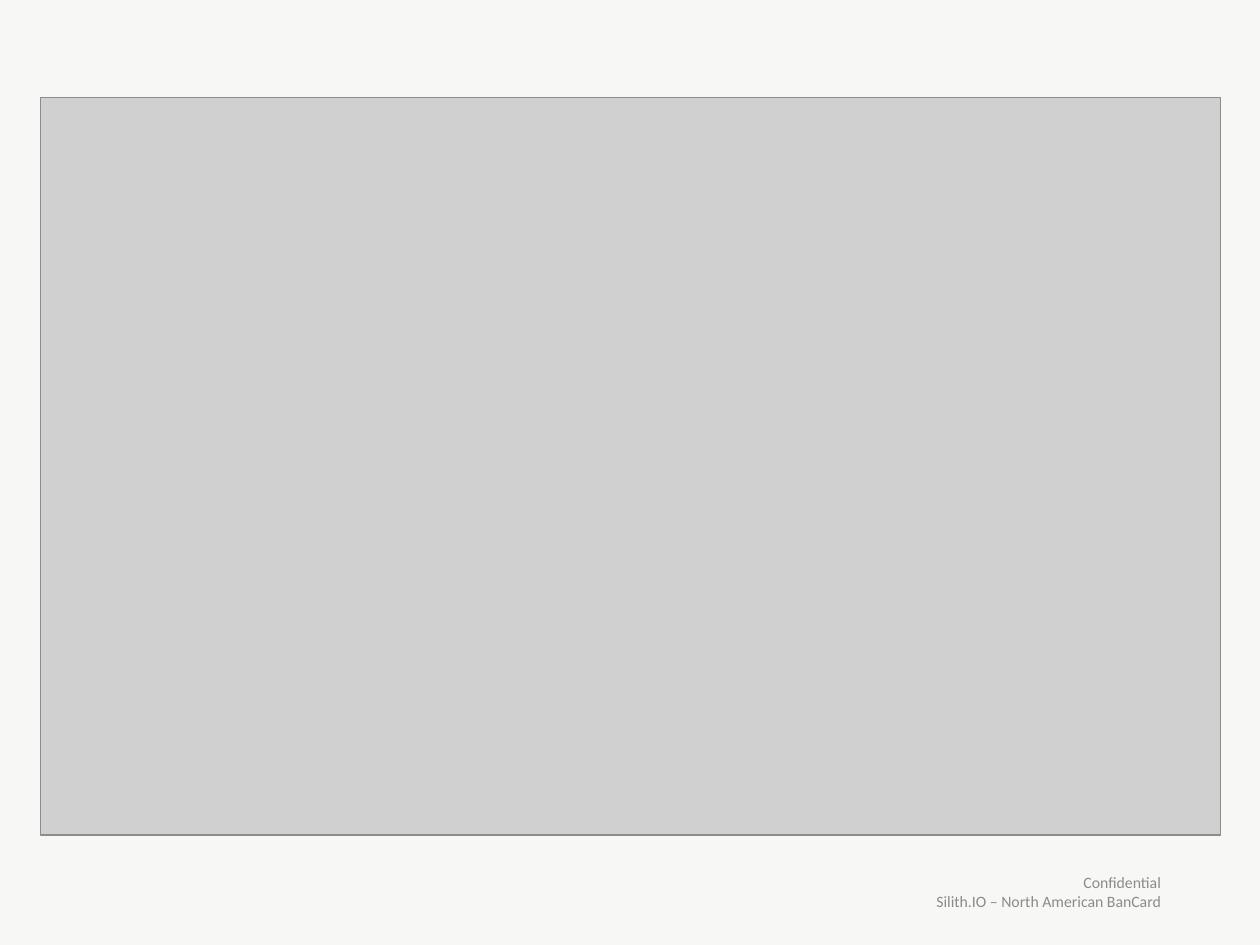
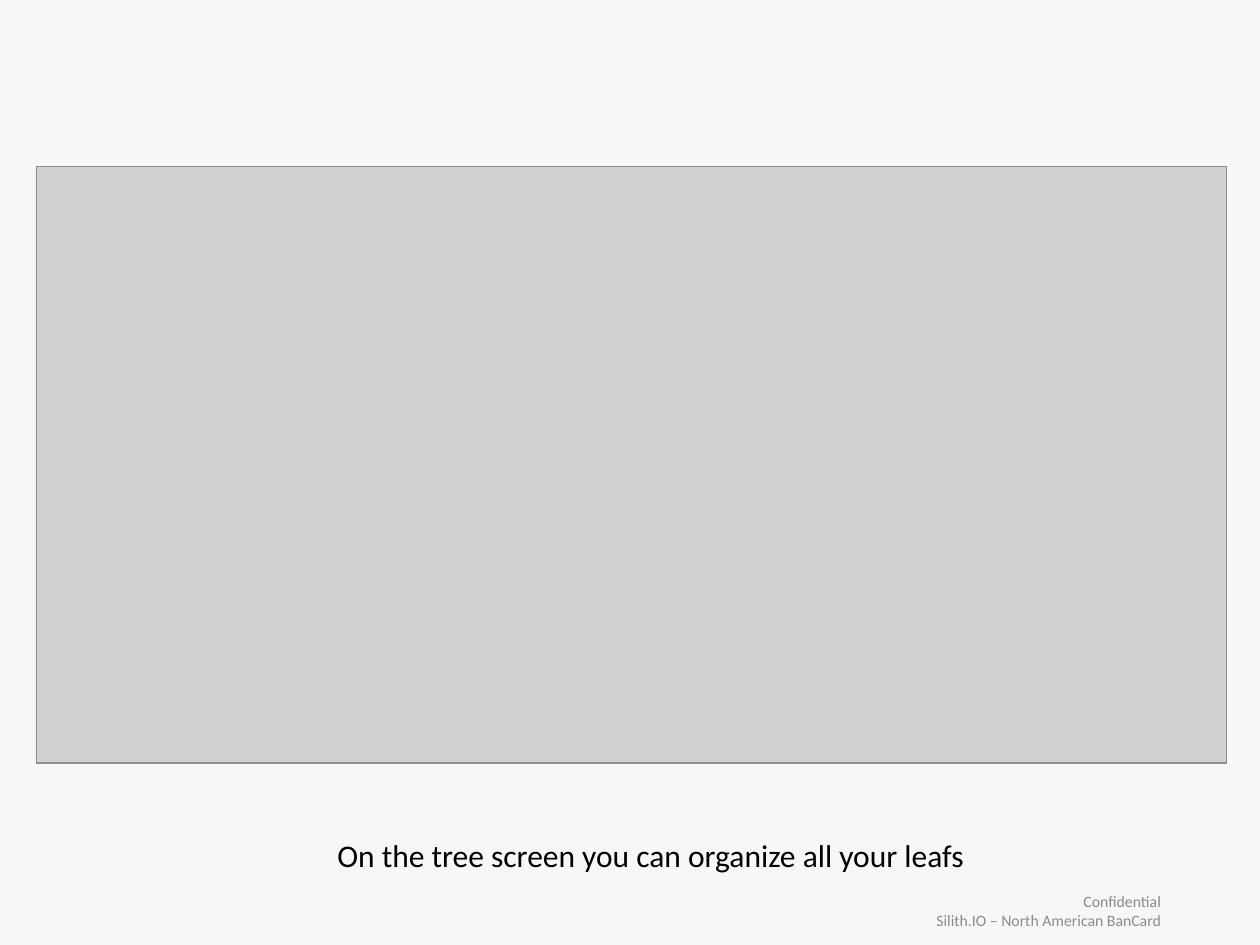
Before and after one commit to bclark8923/AnnoTree, a slide deck: slide 6 of Docs/Pitches/AnnoTreePresentation_External.pptx (slide 9 before the commit). Drawn at 1260x945 pixels with LibreOffice and Linux fonts; fonts in the diff are those of the drawing; grey boxes stand for pictures. Boxes give left, top, right and bottom in pixels: in the first picture for what was removed or moved away, otherwise in the second. Text is boxed around its words. In the diff, an @@ line names an element or a change of style, - is before the commit and + after.

```diff
--- a/Docs/Pitches/AnnoTreePresentation_External.pptx
+++ b/Docs/Pitches/AnnoTreePresentation_External.pptx
@@ picture: place and size @@
-picture at [40,97,1221,835]
+picture at [37,166,1227,764]
@@ picture added at [37,166,1227,762] @@
@@ text added at [337,845,963,873], 18 pt, text #000000 @@
+On the tree screen you can organize all your leafs
@@ text "Confidential": place and size @@
-text "Confidential" at [936,877,1161,907]
+text "Confidential" at [936,896,1161,926]
```
Also in this commit, not shown: 5 other slides changed, 2 slides removed, 6 other files.
